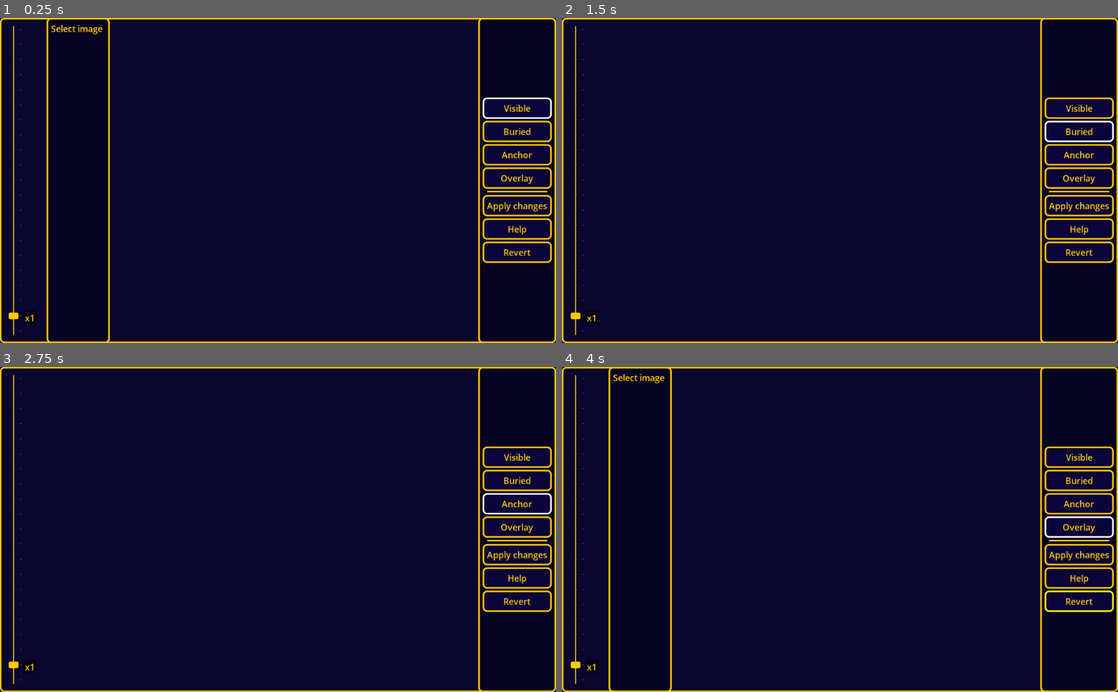
Above: before the commit, frames 1-4 (two rows, left to right).
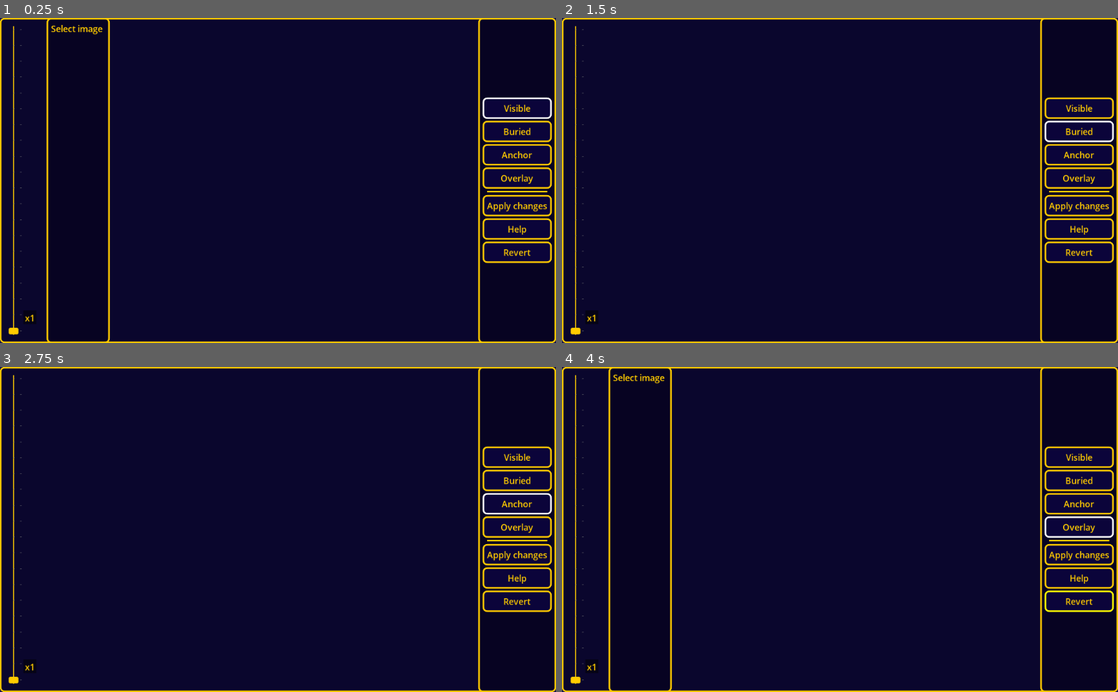
Above: after the commit, the same moments.

Repository: KoBeWi/Hedgewars-Theme-Editor-3
Game: Godot game, scene res://ObjectEdit.tscn
The game is run twice, just before and just after one commit, with the same random seed, the same clock (stepped at 60 frames per second) and the same inputs. This scene is started directly instead of the project's main scene.
Inputs:
- Up to frame 1 (0.25 s): no input
- Up to frame 2 (1.5 s): click "Visible" at 0.5 s; click "Buried" at 1.25 s
- Up to frame 3 (2.75 s): click "Anchor" at 2 s
- Up to frame 4 (4 s): click "Overlay" at 2.75 s; click "Revert" at 3.5 s

The runs differ from the first frame. In frame 1, 0.1% of the frame differs, in the area x 1-4%, y 7-98%; in frame 2, 0.1%; in frame 3, 0.1%; in frame 4, 0.1%.
Error in both runs: Invalid get index 'name' (on base: 'Nil'). (res://Scripts/ObjectImageEdit.gd:11)

Commit message:
Overlays part 2

Diff:
--- a/ObjectEdit.tscn
+++ b/ObjectEdit.tscn
@@ -82,11 +82,12 @@
 margin_top = 16.0
 margin_right = 34.0
 margin_bottom = -16.0
+min_value = 1.0
 max_value = 20.0
 step = 0.1
 value = 1.0
 scrollable = false
-tick_count = 21
+tick_count = 20
 ticks_on_borders = true
 __meta__ = {
 "_edit_use_anchors_": false
--- a/Scripts/ObjectEdit.gd
+++ b/Scripts/ObjectEdit.gd
@@ -16,6 +16,9 @@
 var drag: Vector2
 var dirty: bool
 
+var current_overlay: Texture
+var current_overlay_name: String
+
 func _ready():
 	connect("resized", self, "move_view")
 	$UI/Zoom.connect("resized", self, "set_zoom", [zoom])
@@ -30,6 +33,7 @@
 		var overlay_item := preload("res://Nodes/OverlayItem.tscn").instance() as Button
 		overlay_item.set_image(str(HWTheme.get_theme_path(), image, ".png"))
 		overlay_item.group = overlay_buttons
+		overlay_item.connect("pressed", self, "select_overlay", [image])
 		overlays_container.add_child(overlay_item)
 	overlay_panel.hide()
 
@@ -37,11 +41,16 @@
 	if event is InputEventMouseButton:
 		if event.pressed:
 			if event.button_index == BUTTON_LEFT:
-				image.start_rectangle()
+				if draw_mode == OVERLAYS:
+					if current_overlay:
+						dirty = true
+						object.overlays.append(HWTheme.ThemeObject.Overlay.new(image.get_mouse_pos(), current_overlay_name))
+				else:
+					image.start_rectangle()
 			elif event.button_index == BUTTON_WHEEL_UP:
 				self.zoom = min(zoom + 0.5, 20)
 			elif event.button_index == BUTTON_WHEEL_DOWN:
-				self.zoom = max(zoom - 0.5, 0)
+				self.zoom = max(zoom - 0.5, 1)
 			elif event.button_index == BUTTON_MIDDLE:
 				drag = image.position - get_viewport().get_mouse_position()
 		else:
@@ -85,6 +94,7 @@
 			button.pressed = false
 	else:
 		overlay_panel.hide()
+	image.update()
 
 func move_view():
 	image.position = rect_position + rect_size/2
@@ -112,4 +122,9 @@
 	object.buried = original_object.buried
 	object.visible = original_object.visible
 	object.anchors = original_object.anchors
+	object.overlays = original_object.overlays
 	exit()
+
+func select_overlay(image: String):
+	current_overlay_name = image
+	current_overlay = Util.load_texture(str(HWTheme.get_theme_path(), image, ".png"))
--- a/Scripts/ObjectImageEdit.gd
+++ b/Scripts/ObjectImageEdit.gd
@@ -51,12 +51,18 @@
 
 	var start: Vector2 = global_transform.affine_inverse().xform(Vector2())
 	var size := Vector2(999999999, 999999999)
-	var center1 := (get_local_mouse_position() - get_origin()).floor()
+	var center1 := get_mouse_pos().floor()
 	var center2 := center1 + Vector2.ONE
 	var cross_color := Color(1, 1, 1, 0.2)
 
 	draw_rect(Rect2(start.x, center1.y, size.x, center2.y - center1.y), cross_color)
 	draw_rect(Rect2(center1.x, start.y, center2.x - center1.x, size.y), cross_color)
+
+	if edit.draw_mode == edit.OVERLAYS:
+		if edit.current_overlay:
+			draw_texture(edit.current_overlay, get_mouse_pos())
+		else:
+			draw_string(edit.get_font("font", "Label"), get_mouse_pos(), tr("Select overlay image"), edit.get_color("font_color", "Label"))
 
 	draw_set_transform(Vector2(), 0, Vector2(1, 1))
 
@@ -159,4 +165,13 @@
 		edit.object.visible.erase(rect)
 		edit.object.buried.erase(rect)
 		edit.object.anchors.erase(rect)
+
+	var to_erase: Array
+	for overlay in edit.object.overlays:
+		if overlay.get_rect() in selected_rects:
+			to_erase.append(overlay)
+
+	for overlay in to_erase:
+		edit.object.overlays.erase(overlay)
+
 	return not selected_rects.empty()
